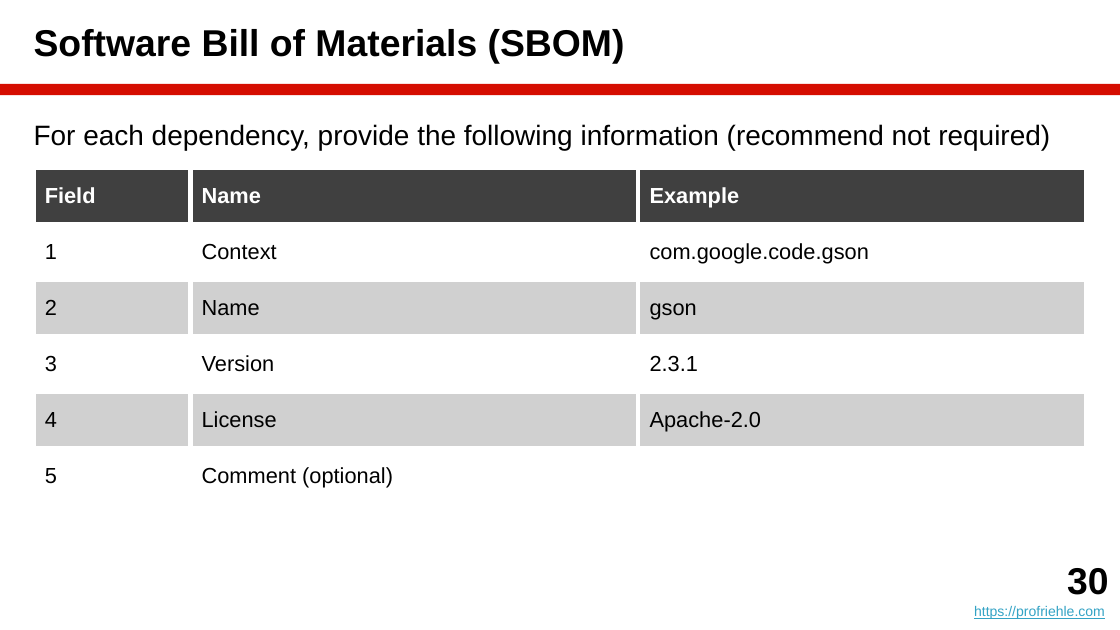
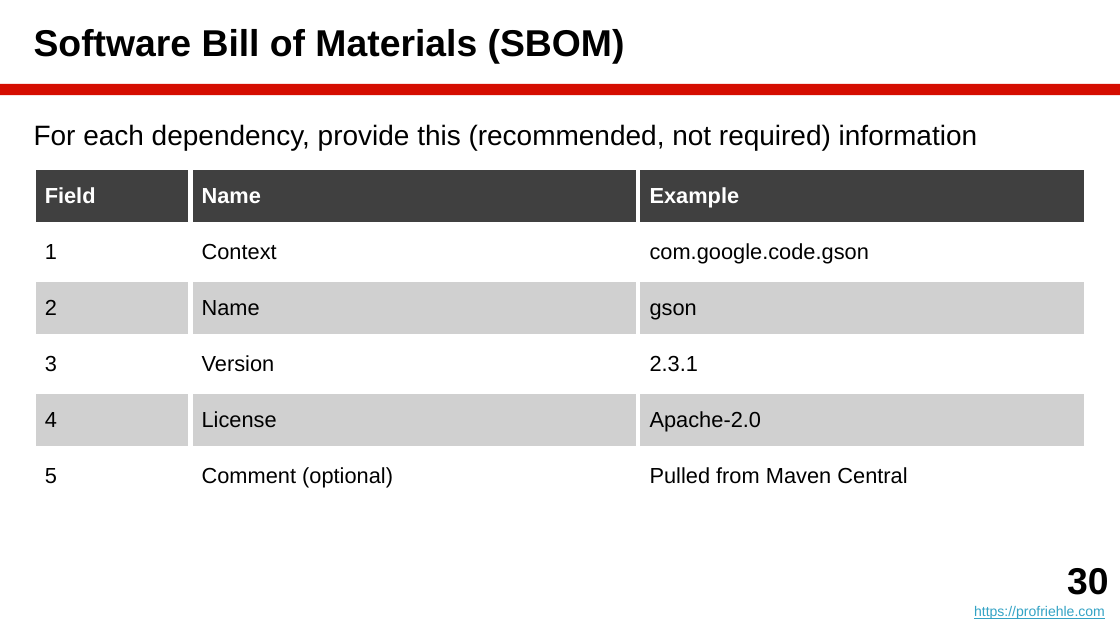
Before and after one commit to dirkriehle/amos-course, a slide deck: slide 30 of Lecture slides/AMOS B02 - Scrum and AMOS.pptx. Drawn at 1120x630 pixels with LibreOffice and Linux fonts; fonts in the diff are those of the drawing. Boxes give left, top, right and bottom in pixels: in the first picture for what was removed or moved away, otherwise in the second. Text is boxed around its words. In the diff, an @@ line names an element or a change of style, - is before the commit and + after.

```diff
--- a/Lecture slides/AMOS B02 - Scrum and AMOS.pptx
+++ b/Lecture slides/AMOS B02 - Scrum and AMOS.pptx
@@ text at [34,124,977,150]: text changed @@
-For each dependency, provide the following information (recommend not required)
+For each dependency, provide this (recommended, not required) information
@@ table at [34,168,1086,535] @@
-row 6, column 3: 
+row 6, column 3: Pulled from Maven Central
```
Also in this commit, not shown: 3 other slides changed, 1 slide added, 10 other files.
